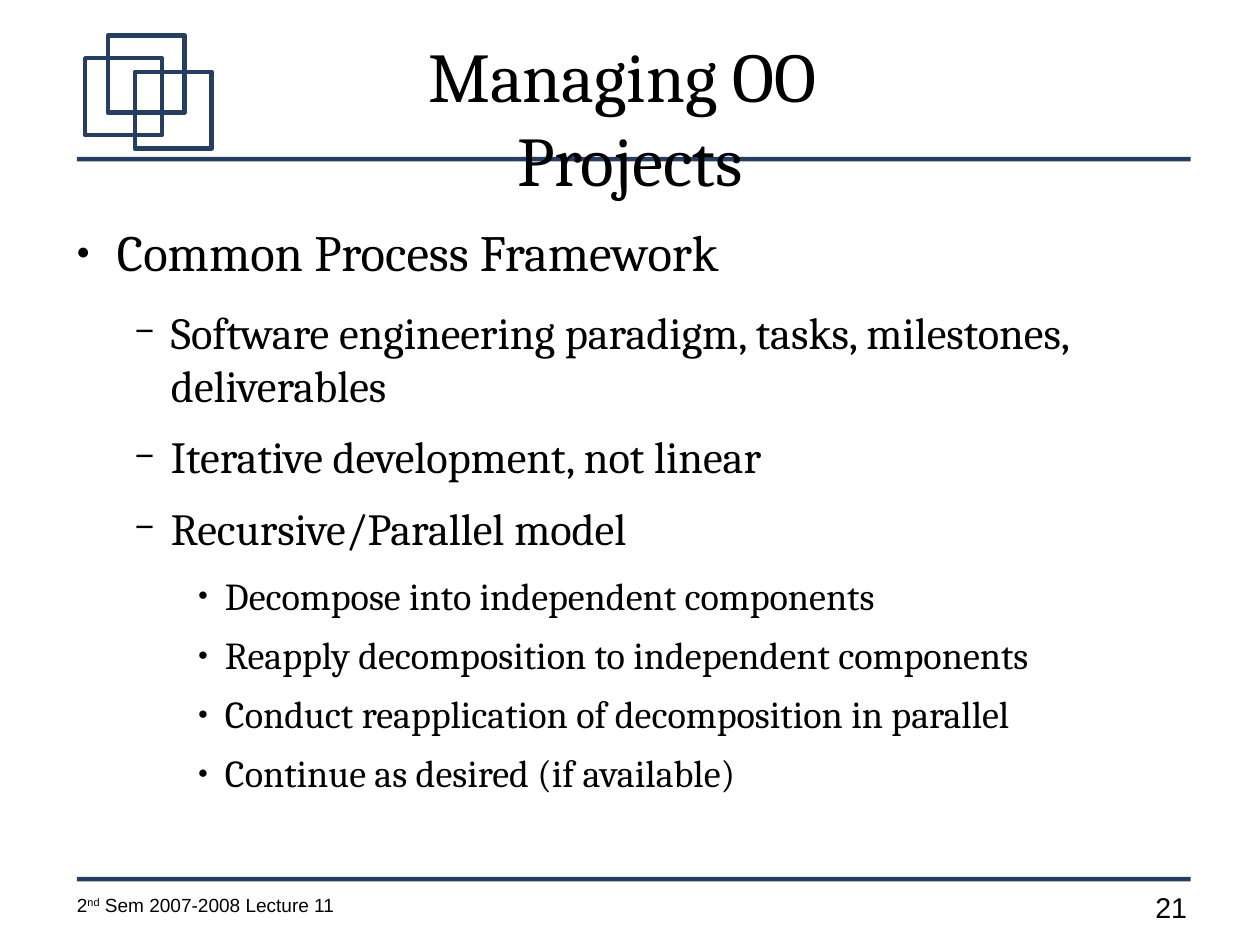
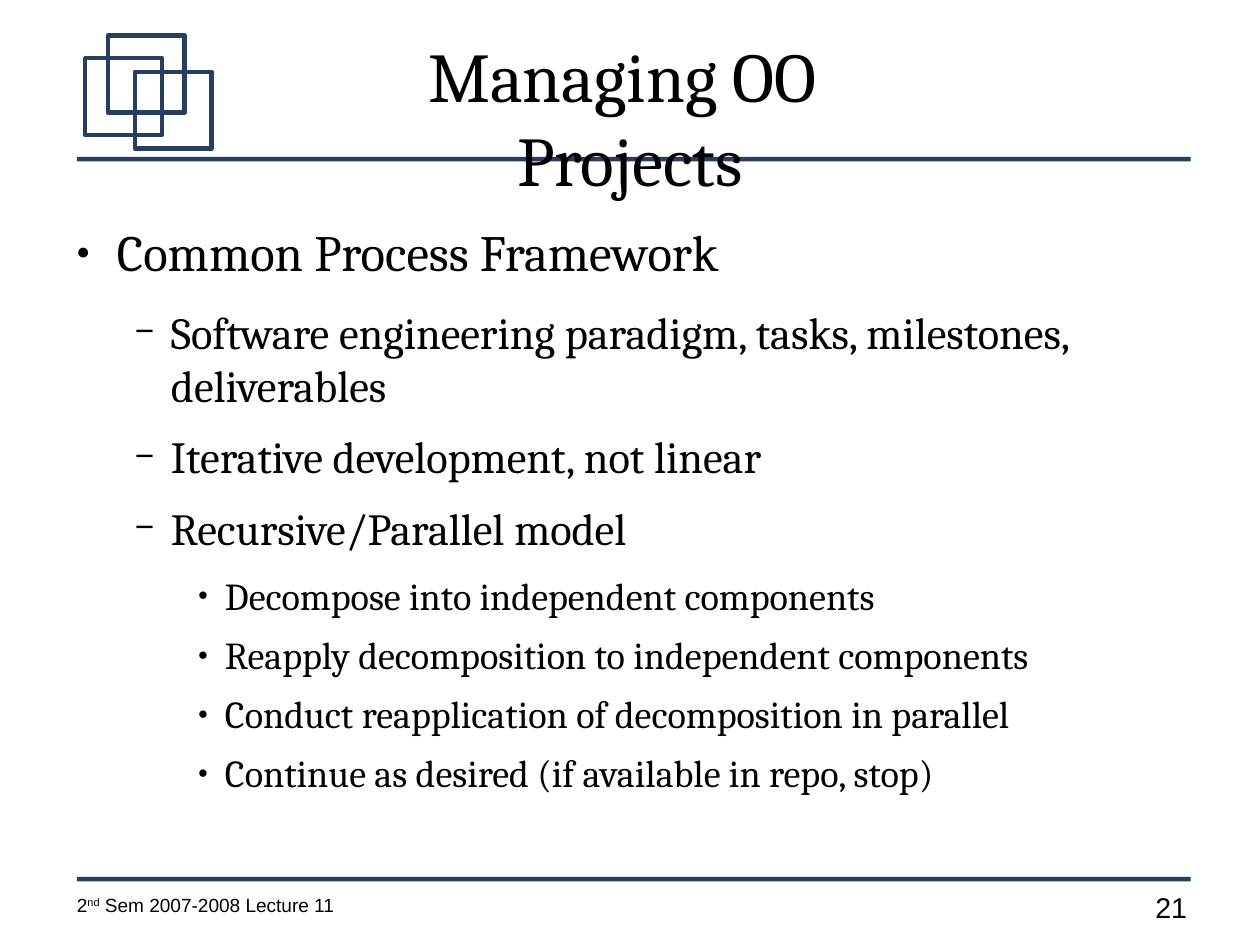
Before and after one commit to jachermocilla/jach-homepage, a slide deck: slide 21 of CMSC128-2nd-Sem-2007-L11.odp. Drawn at 1260x945 pixels with LibreOffice and Linux fonts; fonts in the diff are those of the drawing. Boxes give left, top, right and bottom in pixels: in the first picture for what was removed or moved away, otherwise in the second. Text is boxed around its words. In the diff, an @@ line names an element or a change of style, - is before the commit and + after.

```diff
--- a/CMSC128-2nd-Sem-2007-L11.odp
+++ b/CMSC128-2nd-Sem-2007-L11.odp
@@ text at (225, 760, 934, 795): text changed @@
-    ● Continue as desired (if available)
+    ● Continue as desired (if available in repo, stop)
```
Also in this commit, not shown: 8 other slides changed, 1 slide added, 1 slide removed.
